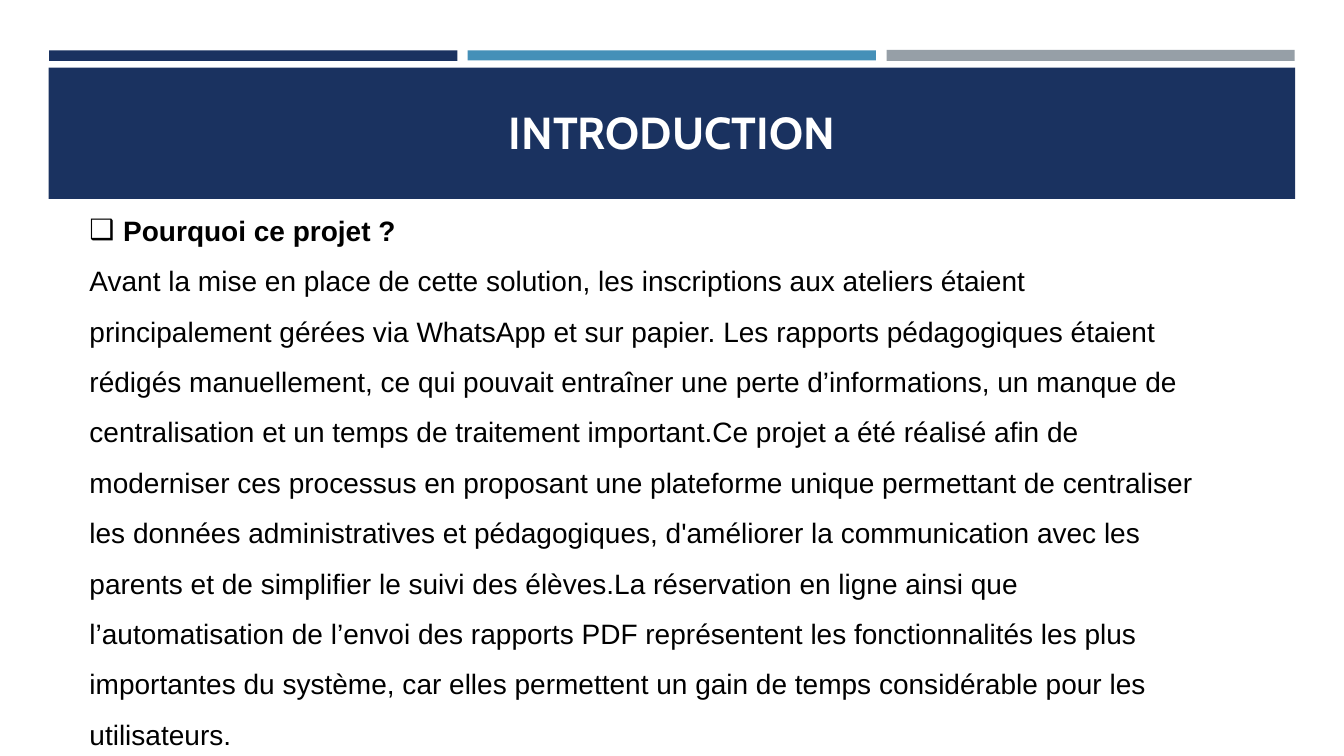
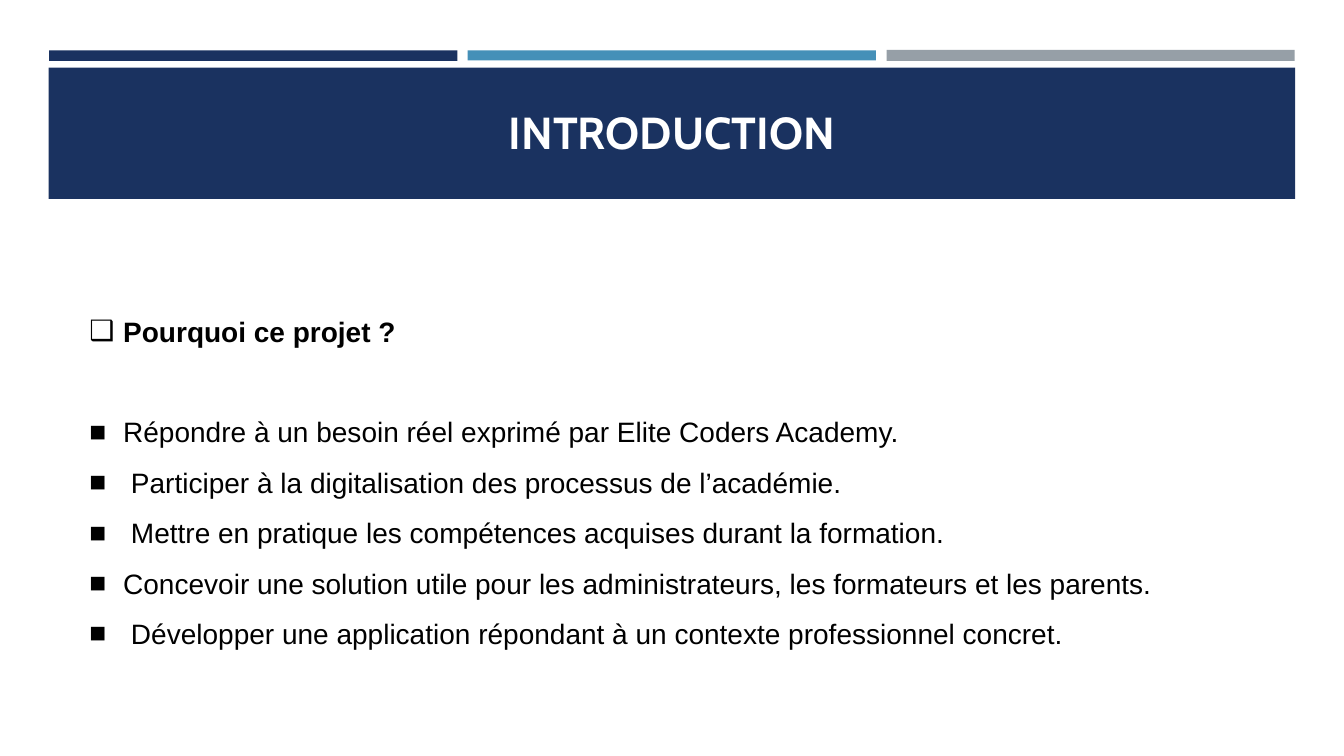
Before and after one commit to saratai2021-creator/summerCamp, a slide deck: slide 4 of la présentation du projet de synthèse.pptx. Drawn at 1344x756 pixels with LibreOffice and Linux fonts; fonts in the diff are those of the drawing. Boxes give left, top, right and bottom in pixels: in the first picture for what was removed or moved away, otherwise in the second. Text is boxed around its words. In the diff, an @@ line names an element or a change of style, - is before the commit and + after.

```diff
--- a/la présentation du projet de synthèse.pptx
+++ b/la présentation du projet de synthèse.pptx
@@ text "Pourquoi ce projet ?": place and size @@
-text "Pourquoi ce projet ?" at (89, 220, 1192, 746)
+text "Pourquoi ce projet ?" at (123, 321, 1151, 649)
@@ text at (123, 421, 1151, 649): text changed @@
-Avant la mise en place de cette solution, les inscriptions aux ateliers étaient principalement gérées via WhatsApp et sur papier. Les rapports pédagogiques étaient rédigés manuellement, ce qui pouvait entraîner une perte d’informations, un manque de centralisation et un temps de traitement important.Ce projet a été réalisé afin de moderniser ces processus en proposant une plateforme unique permettant de centraliser les données administratives et pédagogiques, d'améliorer la communication avec les parents et de simplifier le suivi des élèves.La réservation en ligne ainsi que l’automatisation de l’envoi des rapports PDF représentent les fonctionnalités les plus importantes du système, car elles permettent un gain de temps considérable pour les utilisateurs.
+■ Répondre à un besoin réel exprimé par Elite Coders Academy.
+■ Participer à la digitalisation des processus de l’académie.
+■ Mettre en pratique les compétences acquises durant la formation.
+■ Concevoir une solution utile pour les administrateurs, les formateurs et les parents.
+■ Développer une application répondant à un contexte professionnel concret.
```
Also in this commit, not shown: 8 other slides changed, 4 other files.
